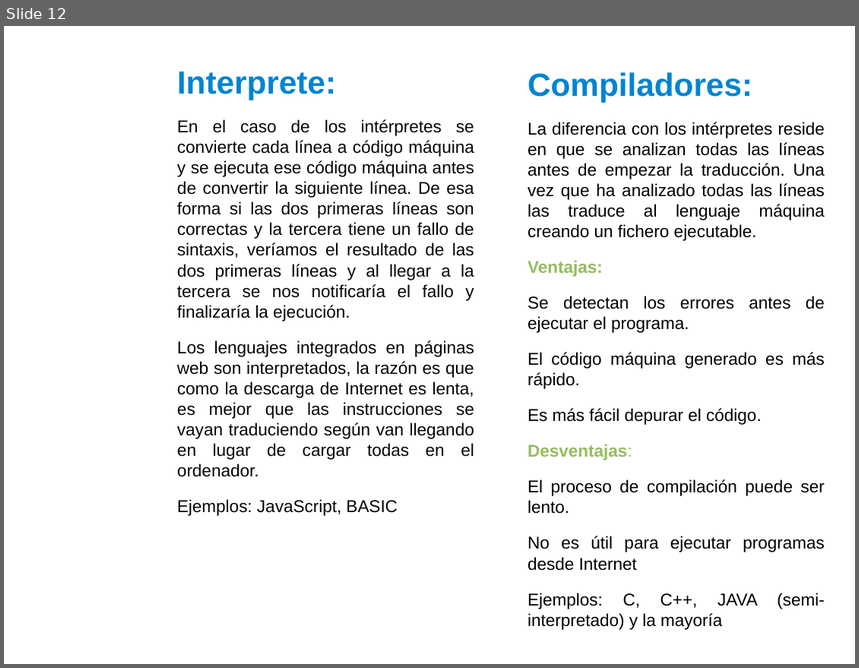
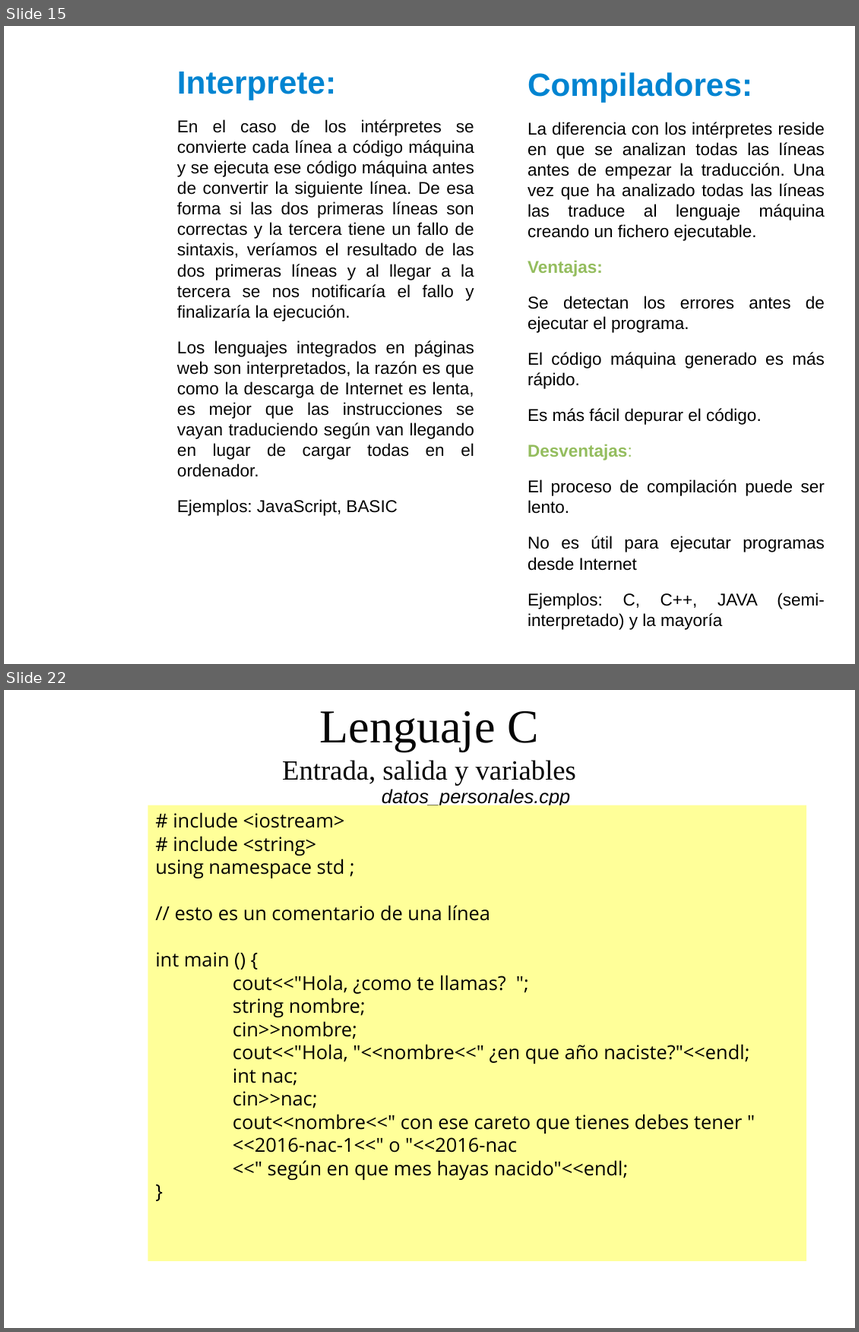
Before and after one commit to dolpo04/2bach, a slide deck: unidades/01_introduccion_a_la_programacion/presentacion/Tema1: Introduccion a la programacion.odp. Shown one above the other, each under a label of ours: slide 12 before the commit, slides 15 and 22 after it; the slides between them are not shown. The pictures are 859x668 and 859x1332 pixels, drawn with LibreOffice and Linux fonts; fonts in the diff are those of the drawing; background and template pictures are left out. Boxes give left, top, right and bottom in pixels: in the first picture for what was removed or moved away, otherwise in the second. Text is boxed around its words. In the diff, an @@ line names an element or a change of style, - is before the commit and + after.

```diff
--- a/unidades/01_introduccion_a_la_programacion/presentacion/Tema1: Introduccion a la programacion.odp
+++ b/unidades/01_introduccion_a_la_programacion/presentacion/Tema1: Introduccion a la programacion.odp
@@ slide 22 added at [4, 690, 855, 1328], background picture (left out) @@
@@ text added at [282, 711, 576, 786], 26 pt, text #050505 @@
+Lenguaje C
+Entrada, salida y variables
@@ text added at [382, 789, 570, 807], 18 pt, text #000000, italic @@
+datos_personales.cpp
@@ rectangle added at [148, 805, 807, 1262], fill #FFFF99, 18 pt, text #000000 @@
+# include <iostream>
+# include <string>
+using namespace std ;
+// esto es un comentario de una línea
+int main () {
+cout<<"Hola, ¿como te llamas? ";
+string nombre;
+cin>>nombre;
+cout<<"Hola, "<<nombre<<" ¿en que año naciste?"<<endl;
+int nac;
+cin>>nac;
+cout<<nombre<<" con ese careto que tienes debes tener "
+<<2016-nac-1<<" o "<<2016-nac
+<<" según en que mes hayas nacido"<<endl;
+}
@@ what was slide 12 is now slide 15 @@
```
Also in this commit, not shown: 14 other slides added.
